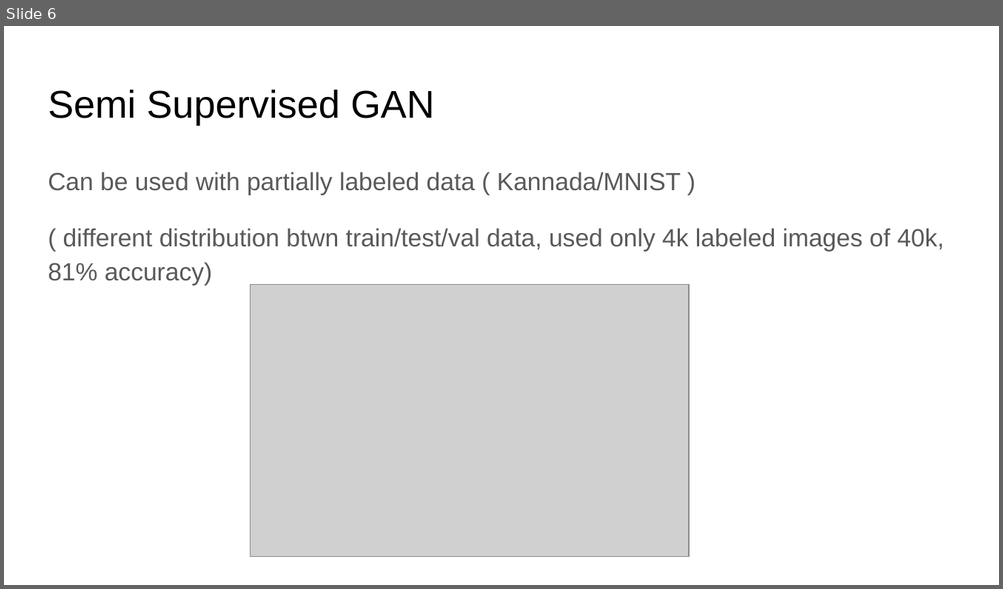
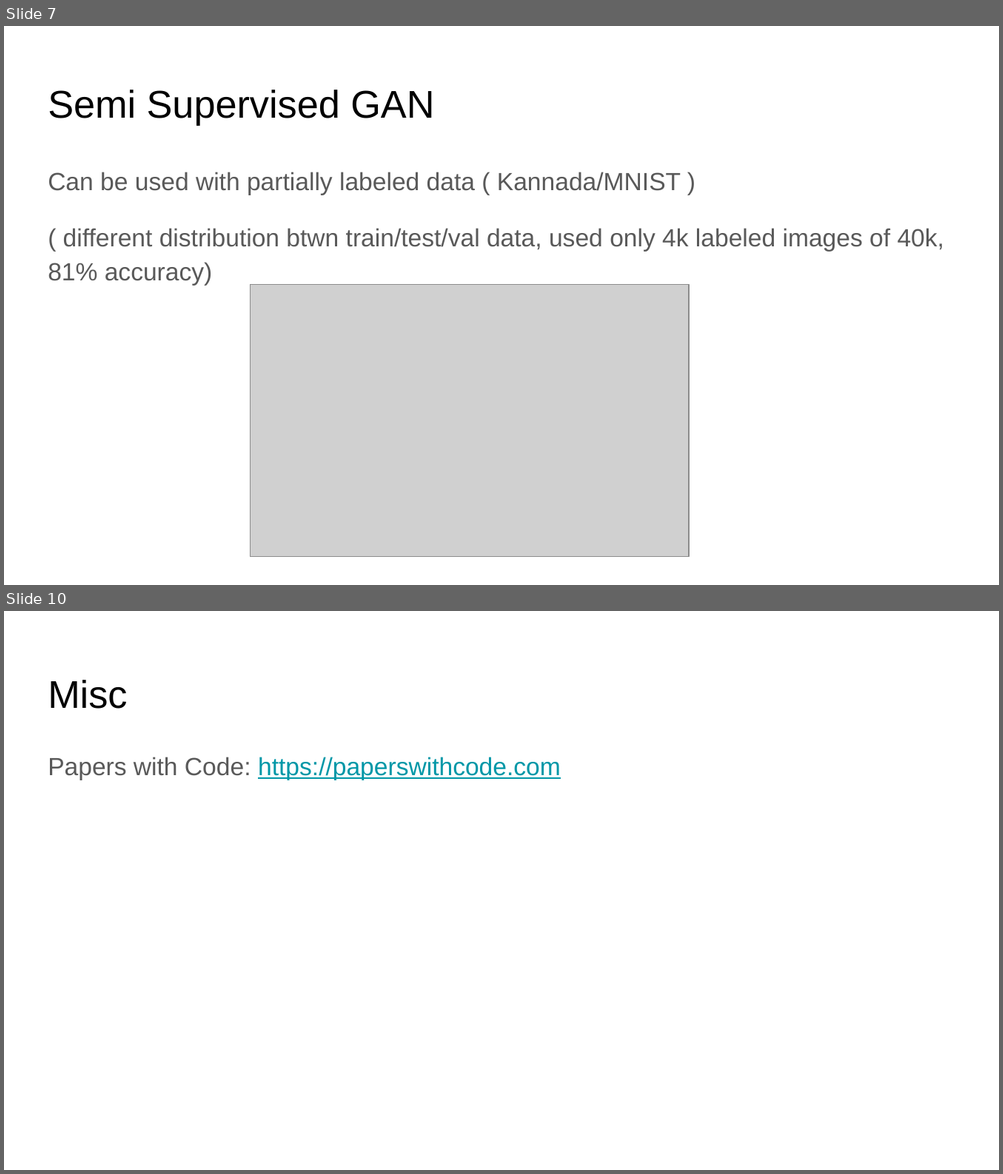
Before and after one commit to timestocome/DeepLearning-Talks, a slide deck: GAN Talk/GANs.pptx. Shown one above the other, each under a label of ours: slide 6 before the commit, slides 7 and 10 after it; the slides between them are not shown. The pictures are 1003x589 and 1003x1174 pixels, drawn with LibreOffice and Linux fonts; fonts in the diff are those of the drawing; grey boxes stand for pictures. Boxes give left, top, right and bottom in pixels: in the first picture for what was removed or moved away, otherwise in the second. Text is boxed around its words. In the diff, an @@ line names an element or a change of style, - is before the commit and + after.

```diff
--- a/GAN Talk/GANs.pptx
+++ b/GAN Talk/GANs.pptx
@@ slide 10 added at <box>4,611,999,1170</box>, background #FFFFFF @@
@@ title added at <box>48,680,127,709</box>, 28 pt, text #000000 @@
+Misc
@@ text added at <box>48,757,560,780</box>, 18 pt, text #0097A7, underline @@
+Papers with Code: https://paperswithcode.com
@@ what was slide 6 is now slide 7 @@
```
Also in this commit, not shown: 4 slides changed, 1 other slide added, 1 other file.
